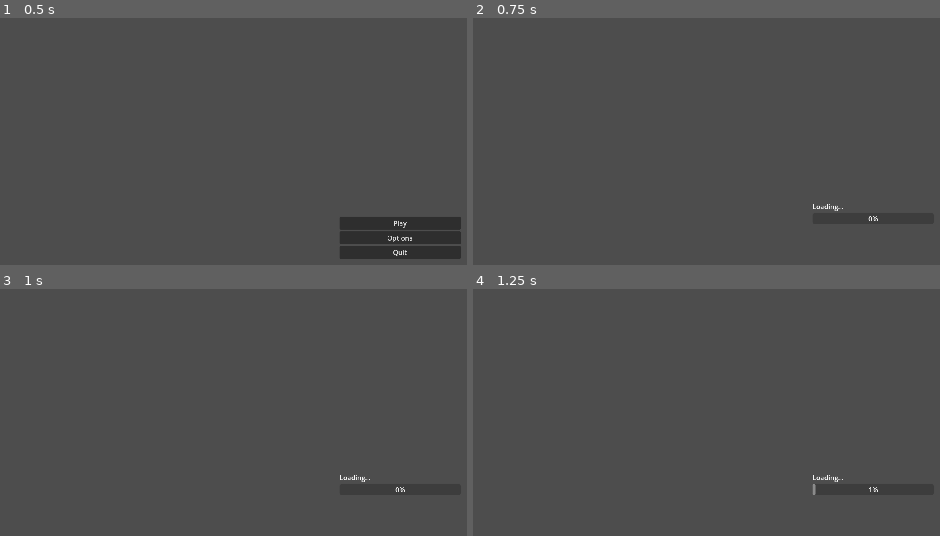
Above: before the commit, frames 1-4 (two rows, left to right).
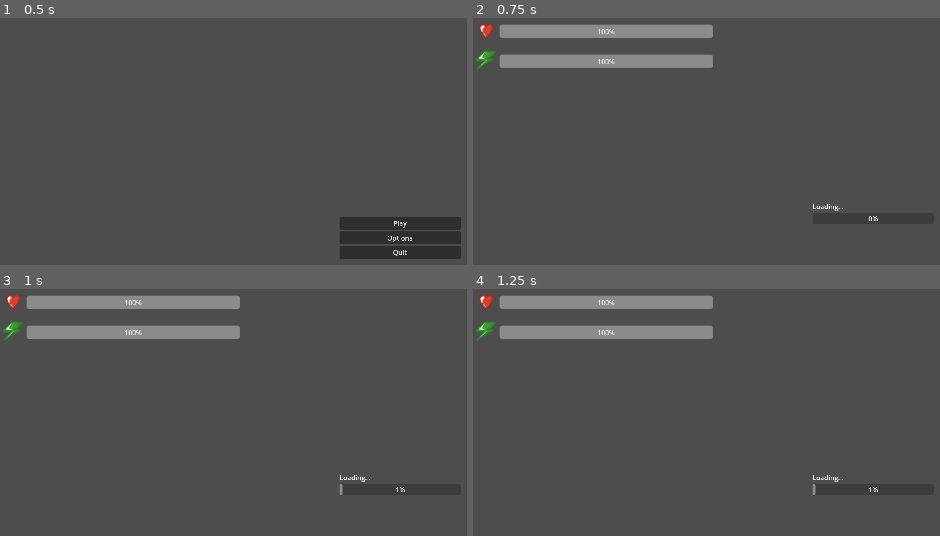
Above: after the commit, the same moments.

Repository: VileOar/ludum-dare-57
Game: Godot game, scene res://src/mainmenu/main_menu.tscn
The game is run twice, just before and just after one commit, with the same random seed, the same clock (stepped at 60 frames per second) and the same inputs. The engine's default icon, where the game draws it, is replaced by a stand-in: a white triangle on a blue panel in a dark square.
Inputs:
- Up to frame 1 (0.5 s): no input
- Up to frame 2 (0.75 s): click "Play" at 0.5 s
- Up to frame 3 (1 s): no input
- Up to frame 4 (1.25 s): no input

Frame 1 is identical in both runs. In frame 2, 5.1% of the frame differs, in the area x 0-52%, y 2-21%; in frame 3, 5.1%, in the area x 0-86%, y 2-84%; in frame 4, 5.1%.

Commit message:
Added HUD to main level scene

Diff:
--- a/levels/main_level.tscn
+++ b/levels/main_level.tscn
@@ -6,9 +6,10 @@
 [ext_resource type="PackedScene" uid="uid://c41k20yhtuteq" path="res://src/characters/player/player.tscn" id="2_0vhbo"]
 [ext_resource type="PackedScene" uid="uid://c0ew4d6t5xafg" path="res://src/agents/enemy.tscn" id="2_wg11f"]
 [ext_resource type="PackedScene" uid="uid://cs44endvqv7tw" path="res://src/gui/shop.tscn" id="3_ldao0"]
-[ext_resource type="Script" uid="uid://ccaft6o1ot13l" path="res://src/agents/egg_spawner.gd" id="4_43k3a"]
+[ext_resource type="Script" path="res://src/agents/egg_spawner.gd" id="4_43k3a"]
 [ext_resource type="PackedScene" uid="uid://kmdgdqrhrsw5" path="res://src/agents/egg.tscn" id="5_ttu8v"]
 [ext_resource type="PackedScene" uid="uid://d3r0by2c0a703" path="res://src/characters/shopkeeper/shopkeeper.tscn" id="7_43k3a"]
+[ext_resource type="PackedScene" uid="uid://p50gwaoxao35" path="res://src/gui/hud.tscn" id="10_5br84"]
 
 [node name="MainLevel" type="Node2D"]
 script = ExtResource("1_55n5f")
@@ -38,5 +39,7 @@
 
 [node name="CanvasLayer" type="CanvasLayer" parent="."]
 
+[node name="Hud" parent="CanvasLayer" instance=ExtResource("10_5br84")]
+
 [node name="Shop" parent="CanvasLayer" instance=ExtResource("3_ldao0")]
 visible = false
Not shown: 1 places in levels/main_level.tscn that only renumber resources
